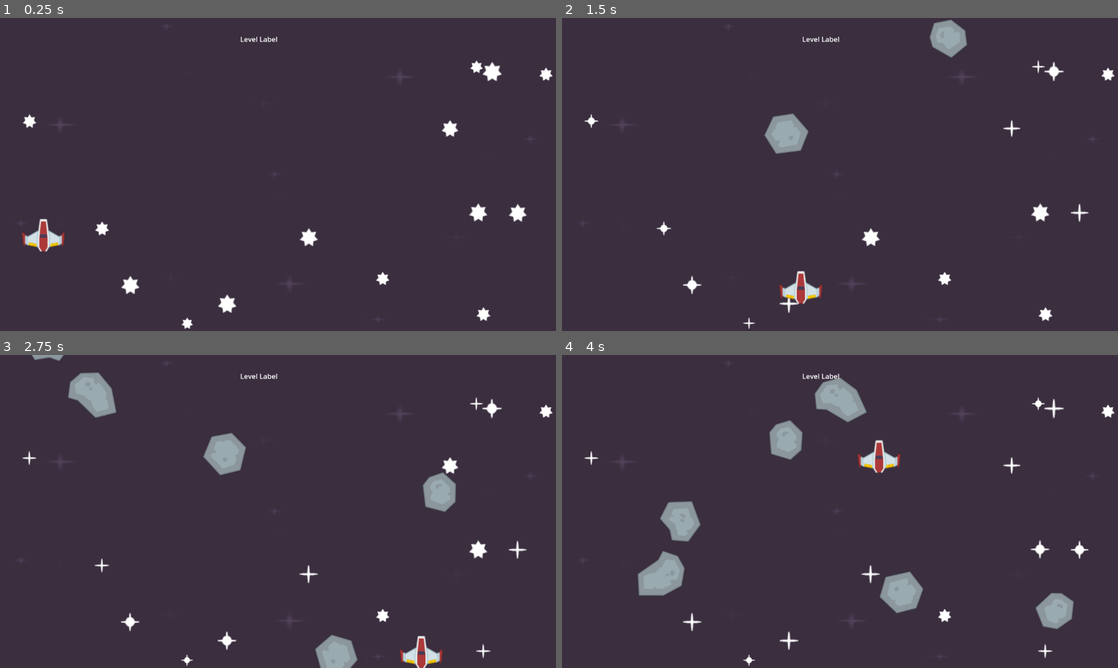
Above: before the commit, frames 1-4 (two rows, left to right).
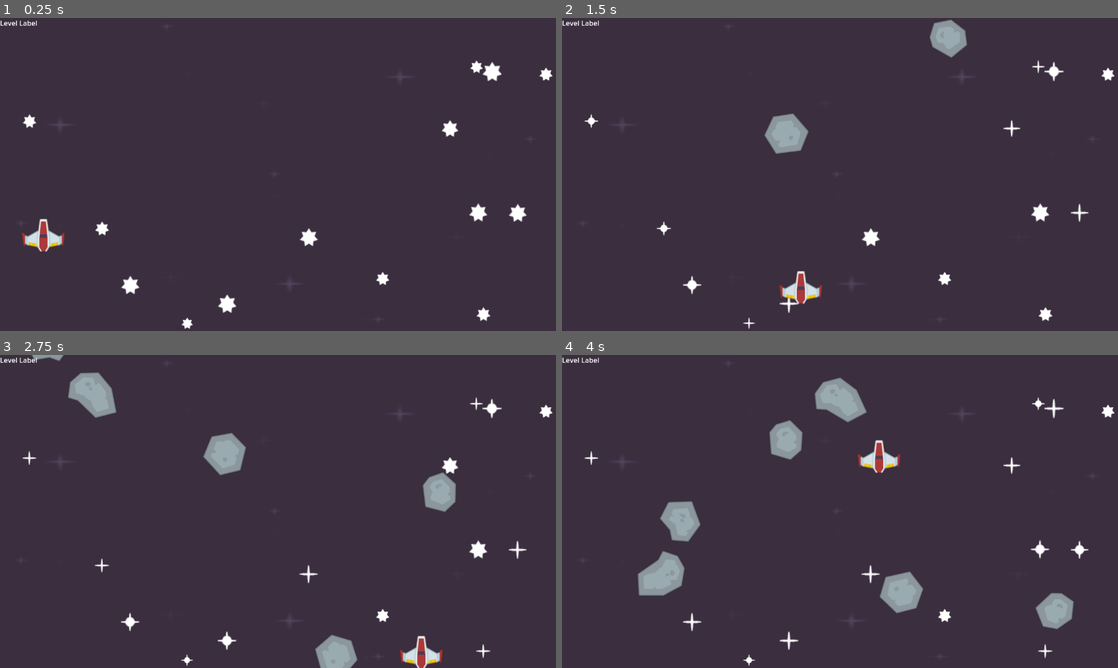
Above: after the commit, the same moments.

Repository: ericjohnadamos/space_shooter
Game: Godot game, scene res://Scene/level.tscn
Same seed, same stepped clock (60 frames per second), same inputs: the game is played once before the commit and once after it.
Inputs (mouse positions are in pixels of both pictures, inside the frame that each line leads up to):
- Up to frame 1 (0.25 s): no input
- Up to frame 2 (1.5 s): tap Enter at 0.5, 1.35 s; move the mouse to (962, 158) at 0.52 s; hold Right (right) 0.53-1.28 s; tap Space (shoot) at 0.6 s; click (962, 158) at 0.67 s; move the mouse to (728, 190) at 1.27 s; hold Down (down) from 1.28 s (still down)
- Up to frame 3 (2.75 s): move the mouse to (333, 442) at 2.02 s; release Down (down) at 2.03 s; hold Right (right) from 2.03 s (still down); tap F at 2.1 s
- Up to frame 4 (4 s): move the mouse to (812, 574) at 2.77 s; release Right (right) at 2.78 s; hold Up (up) 2.78-3.53 s; tap Space (shoot) at 2.85 s; click (812, 574) at 2.92 s; move the mouse to (1006, 558) at 3.52 s; hold Left (left) from 3.53 s (still down); tap Enter at 3.6 s

The runs differ from the first frame. In frame 1, 0.1% of the frame differs, in the area x 0-50%, y 0-8%; in frame 2, 0.1%; in frame 3, 0.1%; in frame 4, 0.1%.

Commit message:
Add canvas layer and place the level label inside

Diff:
--- a/Scene/level.tscn
+++ b/Scene/level.tscn
@@ -170,11 +170,13 @@
 [node name="Lasers" type="Node2D" parent="."]
 metadata/_edit_lock_ = true
 
-[node name="Label" type="Label" parent="."]
-offset_left = 553.0
-offset_top = 37.0
-offset_right = 639.0
-offset_bottom = 60.0
+[node name="CanvasLayer" type="CanvasLayer" parent="."]
+
+[node name="Label" type="Label" parent="CanvasLayer"]
+offset_right = 86.0
+offset_bottom = 23.0
+size_flags_horizontal = 8
+size_flags_vertical = 2
 text = "Level Label"
 
 [connection signal="laser" from="Player" to="." method="_on_player_laser"]
